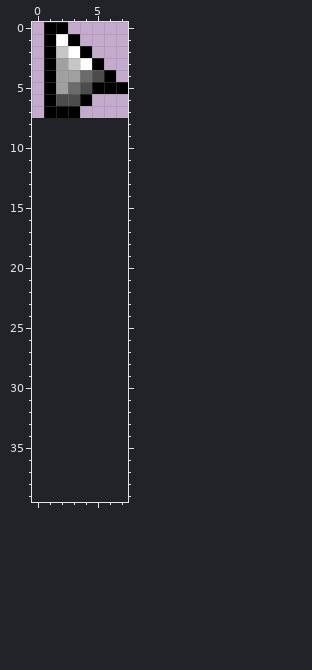
Pixel-art sprite, stored at src/main/resources/assets/minecraft-cursor/textures/cursors/default.png. This is how it looked before the edit.
The file is 32x32 pixels, drawn in blocks of 4x4; one block is one cell here. The old version is drawn lined up with the new one, on the new canvas.
After the commit:
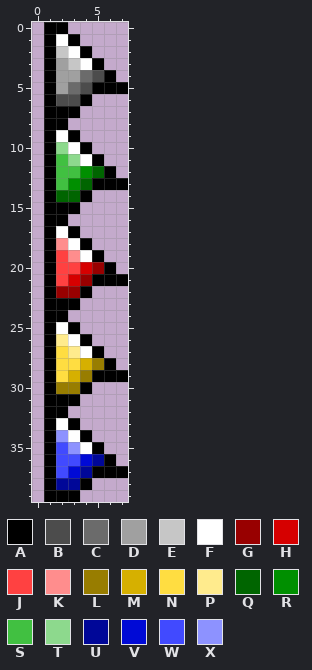
Palette (. is transparent): A #000000  B #4c4c4c  C #6b6b6b  D #a0a0a0  E #c6c6c6  F #ffffff  G #980000  H #d60000  J #ff4141  K #ff8d8d  L #987d00  M #d6b000  N #ffdd41  P #ffeb8d  Q #006500  R #008f00  S #41c041  T #8dd98d  U #000798  V #000ad6  W #414aff  X #8d92ff
Change:
canvas 8x8 -> 8x40
Changed rows in their new state; - is an unchanged pixel.
first column x 1:
 8 AA-----
 9 AFA----
10 ATFA---
11 ASTFA--
12 ASSRQA-
13 ASRQAAA
14 AQQA---
15 AAA----
16 AA-----
17 AFA----
18 AKFA---
19 AJKFA--
20 AJJHGA-
21 AJHGAAA
22 AGGA---
23 AAA----
24 AA-----
25 AFA----
26 APFA---
27 ANPFA--
28 ANNMLA-
29 ANMLAAA
30 ALLA---
31 AAA----
32 AA-----
33 AFA----
34 AXFA---
35 AWXFA--
36 AWWVUA-
37 AWVUAAA
38 AUUA---
39 AAA----
Boxes around the changes in both pictures, in picture pixels (x1, y1, x2, y2):
added: (44, 118, 128, 502)
